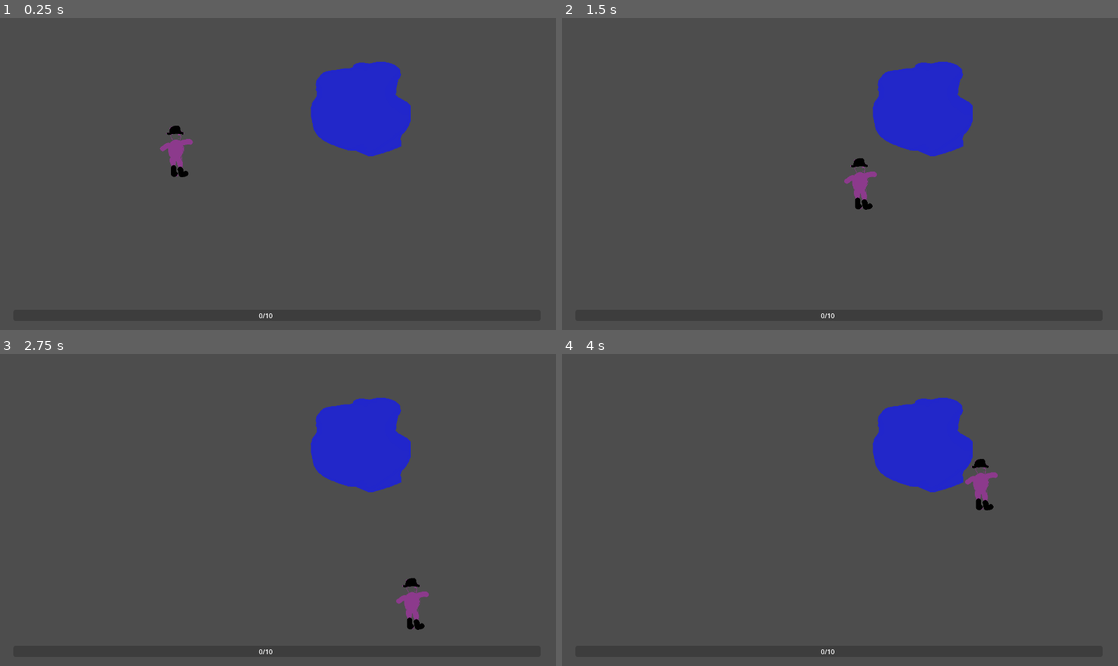
Above: before the commit, frames 1-4 (two rows, left to right).
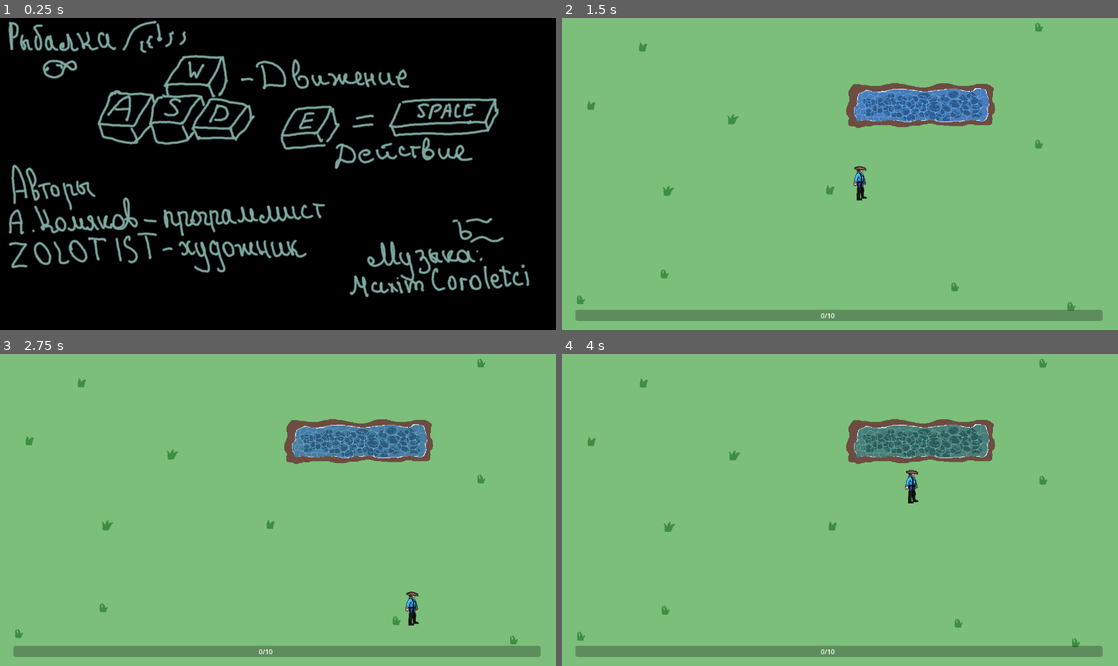
Above: after the commit, the same moments.

Repository: Alexander-Komyakov/first_godot_game
Game: Godot game, scene res://main.tscn
Two runs of this game, one before a commit and one after it. Both use one fixed random seed, a clock stepped at 60 frames per second and the inputs below.
Inputs (mouse positions are in pixels of both pictures, inside the frame that each line leads up to):
- Up to frame 1 (0.25 s): no input
- Up to frame 2 (1.5 s): tap Enter (ui_accept) at 0.5 s; move the mouse to (962, 158) at 0.52 s; hold Right (ui_right) 0.53-1.28 s; hold Enter (ui_accept) 0.53-1.28 s; click (962, 158) at 0.67 s; move the mouse to (728, 189) at 1.27 s; hold Down (ui_down) from 1.28 s (still down); tap F at 1.35 s
- Up to frame 3 (2.75 s): tap Enter (ui_accept) at 1.52, 1.55, 1.82 s; move the mouse to (333, 441) at 2.02 s; release Down (ui_down) at 2.03 s; hold Right (ui_right) from 2.03 s (still down); hold Enter (ui_accept) from 2.03 s (still down)
- Up to frame 4 (4 s): move the mouse to (812, 572) at 2.77 s; release Right (ui_right) at 2.78 s; release Enter (ui_accept) at 2.78 s; hold Up (ui_up) 2.78-3.53 s; tap F at 2.85 s; click (812, 572) at 2.92 s; tap Enter (ui_accept) at 3.02, 3.05, 3.32 s; move the mouse to (1006, 556) at 3.52 s; hold Left (ui_left) from 3.53 s (still down); hold Enter (ui_accept) from 3.53 s (still down)

The runs differ from the first frame. In frame 1, 99% of the frame differs, in the area x 0-100%, y 0-100%; in frame 2, 100%; in frame 3, 100%; in frame 4, 100%.

Commit message:
Firs release

Diff:
--- /dev/null
+++ b/audio_stream_player.tscn
@@ -0,0 +1,21 @@
+[gd_scene load_steps=7 format=3 uid="uid://cxipg82pc8wfw"]
+
+[ext_resource type="AudioStream" uid="uid://ckg4ejs8areha" path="res://audio/maxim coroletci - turritopsis dohrnii body.mp3" id="1_ac8y8"]
+[ext_resource type="AudioStream" uid="uid://epcu2o3l05n" path="res://audio/maxim coroletci - birds on the roof.mp3" id="1_g84o6"]
+[ext_resource type="AudioStream" uid="uid://d017hxfy3sko5" path="res://audio/maxim coroletci - spiral stairs.mp3" id="2_4uryw"]
+[ext_resource type="AudioStream" uid="uid://b1mn8scok025j" path="res://audio/maxim coroletci - naked mannequin.mp3" id="3_8mhfv"]
+[ext_resource type="AudioStream" uid="uid://yylj35s7ebg0" path="res://audio/maxim coroletci - mountains in the name.mp3" id="5_c471g"]
+
+[sub_resource type="AudioStreamPlaylist" id="AudioStreamPlaylist_336cd"]
+shuffle = true
+stream_count = 5
+stream_0 = ExtResource("1_ac8y8")
+stream_1 = ExtResource("2_4uryw")
+stream_2 = ExtResource("3_8mhfv")
+stream_3 = ExtResource("1_g84o6")
+stream_4 = ExtResource("5_c471g")
+
+[node name="AudioStreamPlayer" type="AudioStreamPlayer"]
+stream = SubResource("AudioStreamPlaylist_336cd")
+volume_db = -14.857
+autoplay = true
--- /dev/null
+++ b/background.gd
@@ -0,0 +1,16 @@
+extends Sprite2D
+
+var time_start = 0
+# Called when the node enters the scene tree for the first time.
+func _ready() -> void:
+    time_start = Time.get_ticks_usec()
+
+# Called every frame. 'delta' is the elapsed time since the previous frame.
+func _process(delta: float) -> void:
+    pass
+
+func _unhandled_input(event):
+    if event is InputEventKey and event.pressed and !event.echo:
+        if Time.get_ticks_usec() - time_start >= 1000000:
+            get_node("../Interface").show()
+            queue_free()
--- /dev/null
+++ b/background.tscn
@@ -0,0 +1,9 @@
+[gd_scene load_steps=3 format=3 uid="uid://dc1j0ejkmquug"]
+
+[ext_resource type="Texture2D" uid="uid://cj1mv4j0yx831" path="res://images/animation/background.png" id="1_i7s6n"]
+[ext_resource type="Script" uid="uid://ckulfrjfwox87" path="res://background.gd" id="2_xehqc"]
+
+[node name="background" type="Sprite2D"]
+position = Vector2(683, 384)
+texture = ExtResource("1_i7s6n")
+script = ExtResource("2_xehqc")
--- a/fishing.gd
+++ b/fishing.gd
@@ -9,6 +9,7 @@
 var moving_indicator = ColorRect.new()
 var target_zone = ColorRect.new()
 var fishing_bar = ColorRect.new()
+var border = ColorRect.new()
 
 func stop_loop():
     if tween:
@@ -32,6 +33,13 @@
     # Создаем целевую зону (красный)
     moving_indicator.color = Color.RED
     add_child(moving_indicator)
+
+    border = ColorRect.new()
+    border.color = Color.BLACK
+
+    add_child(border)
+# Чтобы бордюр был СНИЗУ (под полосой), а не поверх — переместим его в начало списка детей:
+    move_child(border, 0)
 
 
 func check_hit():
@@ -59,22 +67,27 @@
 
 
 func show_result(success: bool):
-    get_node("../player").current_state = PlayerMove.player_state.RESULT
+    get_node("../player").set_state(PlayerMove.player_state.RESULT)
     var result_text = Label.new()
-    result_text.position = Vector2(50, 200)
+    result_text.set("theme_override_font_sizes/font_size", 50)
+    var screen_size = get_viewport().get_visible_rect().size
+    result_text.position = Vector2((screen_size.x / 2) - 300, (screen_size.y / 2)-50)
 
     if success:
+        get_node("../player").audioWin.play()
         result_text.text = "УСПЕХ!"
         result_text.add_theme_color_override("font_color", Color.GREEN)
     else:
+        get_node("../player").audioLose.play()
         result_text.text = "ПРОВАЛ!"
         result_text.add_theme_color_override("font_color", Color.RED)
     add_child(result_text)
+    get_node("../player").audioCoilMore.stop()
     # Удалить через 2 секунды
     await get_tree().create_timer(2.0).timeout
     result_text.queue_free()
     #fishing_result.emit(success)  # Отправляем результат
-    get_node("../player").current_state = PlayerMove.player_state.IDLE
+    get_node("../player").set_state(PlayerMove.player_state.IDLE)
     _stop_fishing()
 
 func _stop_fishing():
@@ -84,12 +97,16 @@
 
 func _start_fishing(difficulty: String):
     fish_on = true
+    get_node("../player").audioCoilMore.play()
+    var screen_size = get_viewport().get_visible_rect().size
+    var center_x = screen_size.x / 2
+    var center_y = screen_size.y / 2
 
     # Базовые размеры
     var bar_width = 48
     var bar_height = 300
-    var bar_pos_x = 150
-    var bar_pos_y = 35
+    var bar_pos_x = center_x - bar_width / 2  # Центрируем по X
+    var bar_pos_y = center_y - bar_height / 2  # Центрируем по Y
 
     # Настройки сложности
     var target_size = Vector2(44, 0)
@@ -121,6 +138,9 @@
     moving_indicator.size = Vector2(44, 30)
     moving_indicator.position = Vector2(bar_pos_x + 2, bar_height + bar_pos_y - moving_indicator.size.y)
 
+    border.size = fishing_bar.size + Vector2(8, 8)  # +4 пикселя с каждой стороны
+    border.position = fishing_bar.position - Vector2(4, 4)  # сдвигаем на 4 пикселя влево/вверх
+
     # Запускаем анимацию
     stop_loop()
     tween = create_tween()
--- a/interface.tscn
+++ b/interface.tscn
@@ -3,6 +3,7 @@
 [ext_resource type="Script" uid="uid://7sa3nn3jdgce" path="res://interface.gd" id="1_rh14k"]
 
 [node name="Interface" type="CanvasLayer"]
+visible = false
 script = ExtResource("1_rh14k")
 
 [node name="ProgressFish" type="ProgressBar" parent="."]
--- a/main.tscn
+++ b/main.tscn
@@ -1,9 +1,12 @@
-[gd_scene load_steps=5 format=3 uid="uid://glhl6xhpy37x"]
+[gd_scene load_steps=8 format=3 uid="uid://glhl6xhpy37x"]
 
 [ext_resource type="PackedScene" uid="uid://x7ixskn1mbjl" path="res://player.tscn" id="1_0xm2m"]
 [ext_resource type="PackedScene" uid="uid://ca27digfwqrcd" path="res://pool.tscn" id="2_h2yge"]
 [ext_resource type="PackedScene" uid="uid://b4k4f4hc7t7e1" path="res://fishing.tscn" id="3_h2yge"]
 [ext_resource type="PackedScene" uid="uid://oo4vrx3jwx5j" path="res://interface.tscn" id="4_1bvp3"]
+[ext_resource type="PackedScene" uid="uid://crqptgkvjqnso" path="res://tile_map_layer.tscn" id="5_lquwl"]
+[ext_resource type="PackedScene" uid="uid://dc1j0ejkmquug" path="res://background.tscn" id="6_7mycd"]
+[ext_resource type="PackedScene" uid="uid://cxipg82pc8wfw" path="res://audio_stream_player.tscn" id="7_272bh"]
 
 [node name="main" type="Node2D"]
 
@@ -16,3 +19,9 @@
 [node name="fishing" parent="." instance=ExtResource("3_h2yge")]
 
 [node name="Interface" parent="." instance=ExtResource("4_1bvp3")]
+
+[node name="TileMapLayer" parent="." instance=ExtResource("5_lquwl")]
+
+[node name="background" parent="." instance=ExtResource("6_7mycd")]
+
+[node name="AudioStreamPlayer" parent="." instance=ExtResource("7_272bh")]
--- a/player.tscn
+++ b/player.tscn
@@ -1,25 +1,27 @@
-[gd_scene load_steps=7 format=3 uid="uid://x7ixskn1mbjl"]
+[gd_scene load_steps=12 format=3 uid="uid://x7ixskn1mbjl"]
 
 [ext_resource type="Script" uid="uid://crfeuxdb0m8bw" path="res://player_move.gd" id="1_hqtel"]
-[ext_resource type="Texture2D" uid="uid://dupatroubq2bv" path="res://images/FishSample/fisher1.png" id="1_i3pqv"]
-[ext_resource type="Texture2D" uid="uid://lp5iihp808d8" path="res://images/FishSample/fisher2.png" id="2_hqtel"]
-[ext_resource type="Texture2D" uid="uid://b5fosm1w54h5h" path="res://images/FishSample/fisher3.png" id="3_sweqy"]
+[ext_resource type="Texture2D" uid="uid://cqgvg3i5f2fcs" path="res://images/animation/player.png" id="2_onrkg"]
+[ext_resource type="Texture2D" uid="uid://bfanjfafa6fwa" path="res://images/animation/player3.png" id="3_i3pqv"]
+[ext_resource type="AudioStream" uid="uid://b5nprs0yrmh55" path="res://audio/go.mp3" id="4_hqtel"]
+[ext_resource type="AudioStream" uid="uid://cygbx6ov5lvvs" path="res://audio/bulk.mp3" id="5_sweqy"]
+[ext_resource type="AudioStream" uid="uid://dnkton4e7l2ak" path="res://audio/coil.mp3" id="6_2hs0m"]
+[ext_resource type="AudioStream" uid="uid://d3s1nkc4j86sv" path="res://audio/coilMore.mp3" id="7_1jxqw"]
+[ext_resource type="AudioStream" uid="uid://dod3jto0y2pqf" path="res://audio/win.mp3" id="8_b26j0"]
+[ext_resource type="AudioStream" uid="uid://d21yuq665xlew" path="res://audio/lose.mp3" id="9_n7ghd"]
 
 [sub_resource type="CapsuleShape2D" id="CapsuleShape2D_hqtel"]
-radius = 19.0
-height = 124.0
+radius = 14.0
+height = 88.0
 
 [sub_resource type="SpriteFrames" id="SpriteFrames_sweqy"]
 animations = [{
 "frames": [{
 "duration": 1.0,
-"texture": ExtResource("1_i3pqv")
+"texture": ExtResource("2_onrkg")
 }, {
 "duration": 1.0,
-"texture": ExtResource("2_hqtel")
-}, {
-"duration": 1.0,
-"texture": ExtResource("3_sweqy")
+"texture": ExtResource("3_i3pqv")
 }],
 "loop": true,
 "name": &"player",
@@ -29,10 +31,38 @@
 [node name="player" type="CharacterBody2D"]
 script = ExtResource("1_hqtel")
 
+[node name="SpritePlayer" type="Sprite2D" parent="."]
+visible = false
+texture = ExtResource("2_onrkg")
+
 [node name="CollisionShape2D" type="CollisionShape2D" parent="."]
 shape = SubResource("CapsuleShape2D_hqtel")
 
 [node name="AnimatedSprite2D" type="AnimatedSprite2D" parent="."]
 sprite_frames = SubResource("SpriteFrames_sweqy")
 animation = &"player"
-autoplay = "player"
+
+[node name="AudioStep" type="AudioStreamPlayer" parent="."]
+stream = ExtResource("4_hqtel")
+volume_db = -9.394
+
+[node name="AudioBulk" type="AudioStreamPlayer" parent="."]
+stream = ExtResource("5_sweqy")
+volume_db = -4.771
+
+[node name="AudioCoil" type="AudioStreamPlayer" parent="."]
+stream = ExtResource("6_2hs0m")
+volume_db = -5.725
+parameters/looping = false
+
+[node name="AudioCoilMore" type="AudioStreamPlayer" parent="."]
+stream = ExtResource("7_1jxqw")
+volume_db = -4.771
+
+[node name="AudioWin" type="AudioStreamPlayer" parent="."]
+stream = ExtResource("8_b26j0")
+volume_db = -5.725
+
+[node name="AudioLose" type="AudioStreamPlayer" parent="."]
+stream = ExtResource("9_n7ghd")
+volume_db = -3.816
--- a/player_move.gd
+++ b/player_move.gd
@@ -1,22 +1,33 @@
 extends CharacterBody2D
 
 @export var speed: float = 400
+@onready var animated_sprite = $AnimatedSprite2D
+@onready var audioStep = $AudioStep
+@onready var audioBulk = $AudioBulk
+@onready var audioCoil = $AudioCoil
+@onready var audioCoilMore = $AudioCoilMore
+@onready var audioLose = $AudioLose
+@onready var audioWin = $AudioWin
+
 signal stop_minigame()
 
 var progress_bar: ProgressBar
-
+var tween_idle: Tween
+var tween_move: Tween
+var tween_fishing: Tween
+var anim_fish_start: bool
 
 enum player_state {
     IDLE = 0, FISHING = 1, RESULT = 2
 }
-var current_state = player_state.IDLE
+var _current_state = player_state.IDLE
 
 func get_input():
     var input_direction = Input.get_vector("ui_left", "ui_right", "ui_up", "ui_down")
     velocity = input_direction * speed
 
 func _physics_process(delta):
-    if current_state == player_state.IDLE:
+    if get_state() == player_state.IDLE:
         get_input()
         var input_vector = Vector2.ZERO
 
@@ -25,12 +36,96 @@
         input_vector.y = Input.get_axis("ui_up", "ui_down")
 
         # Нормализуем вектор, чтобы диагональное движение не было быстрее
-        if input_vector.length() > 0:
+        if input_vector.length() > 0 and not Input.is_action_pressed("ui_accept") and get_state() == player_state.IDLE:
             input_vector = input_vector.normalized()
-
+            start_move_animation()
+            if audioStep != null and not audioStep.playing:
+                audioStep.play()
+            if animated_sprite != null:
+                animated_sprite.flip_h = input_vector.x < 0
+        else:
+            if audioStep != null:
+                audioStep.stop()
+            stop_move_animation()
         velocity = input_vector * speed
         move_and_collide(velocity * delta)
-        #move_and_slide()
-    elif current_state == player_state.FISHING and Input.get_vector("ui_left","ui_right","ui_up","ui_down")!=Vector2.ZERO:
+    elif get_state() == player_state.FISHING and Input.get_vector("ui_left","ui_right","ui_up","ui_down")!=Vector2.ZERO:
         stop_minigame.emit()
-        current_state = player_state.IDLE
+        set_state(player_state.IDLE)
+
+    if get_state() == player_state.FISHING and get_node("../fishing").fish_on == true:
+        start_fishing_animation()
+    elif get_state() == player_state.FISHING and get_node("../fishing").fish_on == false and anim_fish_start == false:
+        start_fishing_animation()
+        anim_fish_start = true
+
+func set_state(state: int):
+    _current_state = state
+    if _current_state == player_state.IDLE:
+        animated_sprite.frame = 0
+    elif _current_state == player_state.FISHING:
+        if audioBulk != null and not audioBulk.playing:
+            audioBulk.play()
+        if get_node("../fishing").fish_on == false:
+            if audioCoil != null and not audioCoil.playing:
+                audioCoil.play()
+        start_fishing_animation()
+        animated_sprite.frame = 1
+    else:
+        #audioCoil.stop()
+        animated_sprite.frame = 0
+
+func get_state():
+    return _current_state
+
+func start_fishing_animation():
+    if tween_fishing and tween_fishing.is_running():
+        return 0
+    tween_fishing = create_tween()
+    # Анимация закидывания
+    tween_fishing.tween_property(self, "rotation_degrees", -30.0, 0.2)
+    tween_fishing.tween_property(self, "rotation_degrees", 10.0, 0.3)
+    tween_fishing.tween_property(self, "rotation_degrees", 0.0, 0.1)
+    await tween_fishing.finished
+    start_idle_animation()
+
+func start_idle_animation():
+    if tween_idle and tween_idle.is_running():
+        return 0
+    tween_idle = create_tween()
+    tween_idle.set_loops()  # Бесконечное повторение
+
+    # Легкое масштабирование - эффект "дыхания"
+    tween_idle.tween_property(self, "scale", Vector2(1.05, 0.95), 0.8)
+    tween_idle.tween_property(self, "scale", Vector2(0.95, 1.05), 0.8)
+    tween_idle.tween_property(self, "scale", Vector2(1.0, 1.0), 0.4)
+
+func stop_idle_animation():
+    if tween_idle:
+        tween_idle.kill()
+
+func start_move_animation():
+    stop_idle_animation()
+
+    if tween_move and tween_move.is_running():
+        return 0
+    tween_move = create_tween()
+    tween_move.set_loops()
+
+    # Покачивание влево-вправо при ходьбе
+    tween_move.tween_property(self, "rotation_degrees", 3.0, 0.2)
+    tween_move.tween_property(self, "rotation_degrees", -3.0, 0.2)
+    tween_move.tween_property(self, "rotation_degrees", 0.0, 0.2)
+
+
+func stop_move_animation():
+    if tween_move:
+        tween_move.kill()
+    var tween = create_tween()
+    tween.tween_property(self, "rotation_degrees", 0.0, 0.1)
+    await tween.finished
+    start_idle_animation()
+
+func _ready():
+    pass
+    #animation_idle()
--- a/pool.tscn
+++ b/pool.tscn
@@ -1,26 +1,27 @@
-[gd_scene load_steps=6 format=3 uid="uid://ca27digfwqrcd"]
+[gd_scene load_steps=8 format=3 uid="uid://ca27digfwqrcd"]
 
 [ext_resource type="Script" uid="uid://bqu0cqkocgebg" path="res://pools.gd" id="1_q638n"]
-[ext_resource type="Texture2D" uid="uid://crsfmtc35pmr0" path="res://images/FishSample/prud.png" id="1_w78qj"]
+[ext_resource type="Texture2D" uid="uid://byd5cnx28mj4q" path="res://images/animation/voda.png" id="2_03hax"]
+[ext_resource type="Texture2D" uid="uid://cnmxhx612b5cc" path="res://images/animation/vodafront.png" id="3_bslhr"]
+[ext_resource type="Texture2D" uid="uid://dmtcdc6jetgql" path="res://images/animation/vodaback.png" id="4_76ob0"]
+[ext_resource type="Script" uid="uid://bd84bp2ntxe11" path="res://waterback.gd" id="5_76ob0"]
 
 [sub_resource type="SpriteFrames" id="SpriteFrames_w78qj"]
 animations = [{
 "frames": [{
 "duration": 1.0,
-"texture": ExtResource("1_w78qj")
+"texture": ExtResource("2_03hax")
 }],
 "loop": true,
 "name": &"pool",
 "speed": 5.0
 }]
 
-[sub_resource type="RectangleShape2D" id="RectangleShape2D_03hax"]
-size = Vector2(251, 231)
-
-[sub_resource type="CircleShape2D" id="CircleShape2D_q638n"]
-radius = 235.0
+[sub_resource type="RectangleShape2D" id="RectangleShape2D_76ob0"]
+size = Vector2(441, 184)
 
 [node name="pool" type="StaticBody2D"]
+z_index = -1
 script = ExtResource("1_q638n")
 
 [node name="AnimatedSprite2D" type="AnimatedSprite2D" parent="."]
@@ -28,13 +29,21 @@
 animation = &"pool"
 autoplay = "pool"
 
-[node name="CollisionShape2D" type="CollisionShape2D" parent="."]
-position = Vector2(5.5, 9.5)
-shape = SubResource("RectangleShape2D_03hax")
-
 [node name="detector" type="Area2D" parent="."]
 
 [node name="s" type="CollisionShape2D" parent="detector"]
-shape = SubResource("CircleShape2D_q638n")
+position = Vector2(0.5, 3)
+shape = SubResource("RectangleShape2D_76ob0")
+
+[node name="CollisionPolygon2D" type="CollisionPolygon2D" parent="."]
+position = Vector2(-1, 0)
+polygon = PackedVector2Array(145, -44, 161, -41, 165, -30, 170, 0, 165, 5, 167, 19, 162, 35, 148, 39, 123, 34, 97, 40, 82, 44, 75, 44, 61, 45, 45, 44, 28, 38, -2, 39, -35, 44, -61, 39, -82, 39, -113, 41, -133, 38, -152, 41, -161, 33, -166, 23, -167, 6, -156, -21, -149, -33, -137, -38, -125, -43, -94, -37, -67, -43, -45, -43, 8, -36, 34, -39, 70, -42, 94, -41, 124, -35, 132, -43)
+
+[node name="waterfront" type="Sprite2D" parent="."]
+texture = ExtResource("3_bslhr")
+
+[node name="waterback" type="Sprite2D" parent="."]
+texture = ExtResource("4_76ob0")
+script = ExtResource("5_76ob0")
 
 [connection signal="body_entered" from="detector" to="." method="_on_detector_body_entered"]
--- a/pools.gd
+++ b/pools.gd
@@ -2,6 +2,7 @@
 
 var is_entered: bool = false
 signal start_minigame(difficulty: String)
+
 var difficulty: String
 
 var difficulty_values = {
@@ -14,7 +15,6 @@
     $detector.body_entered.connect(_on_player_entered)
     $detector.body_exited.connect(_on_player_exited)
 
-
 func _on_player_entered(body):
     if body.name == "player":
         is_entered = true
@@ -25,12 +25,12 @@
 
 func _input(event):
     var player = get_node("../player")
-    if event.is_action_pressed("ui_accept") and player.current_state == player.player_state.IDLE and is_entered:
-        player.current_state = player.player_state.FISHING
+    if event.is_action_pressed("ui_accept") and player.get_state() == player.player_state.IDLE and is_entered:
+        player.set_state(player.player_state.FISHING)
         var random_time = randf_range(2.0, 5.0)
         var timer = get_tree().create_timer(random_time)
         await timer.timeout
-        if player.current_state == player.player_state.FISHING and get_node("../fishing").fish_on == false:
+        if player.get_state() == player.player_state.FISHING and get_node("../fishing").fish_on == false:
             var random_value = randf() * 100  # 0-100
             if random_value < 70:    # 0-69.999 (70%)
                 difficulty = "easy"
--- a/project.godot
+++ b/project.godot
@@ -75,3 +75,4 @@
 
 renderer/rendering_method="gl_compatibility"
 renderer/rendering_method.mobile="gl_compatibility"
+environment/defaults/default_clear_color=Color(0.48235294, 0.7490196, 0.47843137, 1)
--- /dev/null
+++ b/tile_map.tscn
@@ -0,0 +1,7 @@
+[gd_scene load_steps=2 format=3 uid="uid://cfmxslq8pbtba"]
+
+[sub_resource type="TileSet" id="TileSet_ykcdr"]
+
+[node name="TileMap" type="TileMap"]
+tile_set = SubResource("TileSet_ykcdr")
+format = 2
--- /dev/null
+++ b/tile_map_layer.gd
@@ -0,0 +1,22 @@
+extends TileMapLayer
+
+var tween_idle: Tween
+# Called when the node enters the scene tree for the first time.
+func _ready() -> void:
+    pass # Replace with function body.
+
+
+# Called every frame. 'delta' is the elapsed time since the previous frame.
+func _process(delta: float) -> void:
+    start_idle_animation()
+
+func start_idle_animation():
+    if tween_idle and tween_idle.is_running():
+        return 0
+    tween_idle = create_tween()
+    tween_idle.set_loops()  # Бесконечное повторение
+
+    # Легкое масштабирование - эффект "дыхания"
+    tween_idle.tween_property(self, "scale", Vector2(1.0, 0.99), 0.8)
+    tween_idle.tween_property(self, "scale", Vector2(0.99, 1.0), 0.8)
+    tween_idle.tween_property(self, "scale", Vector2(1.0, 1.0), 0.4)
--- /dev/null
+++ b/tile_map_layer.tscn
@@ -0,0 +1,30 @@
+[gd_scene load_steps=5 format=4 uid="uid://crqptgkvjqnso"]
+
+[ext_resource type="Texture2D" uid="uid://bem5o348ud5vk" path="res://images/animation/green.png" id="1_0ugm7"]
+[ext_resource type="Script" uid="uid://c1eihql8doq1i" path="res://tile_map_layer.gd" id="2_vqaso"]
+
+[sub_resource type="TileSetAtlasSource" id="TileSetAtlasSource_vqaso"]
+texture = ExtResource("1_0ugm7")
+texture_region_size = Vector2i(32, 29)
+use_texture_padding = false
+0:0/0 = 0
+1:0/0 = 0
+2:0/0 = 0
+3:0/0 = 0
+4:0/0 = 0
+5:0/0 = 0
+0:1/0 = 0
+1:1/0 = 0
+2:1/0 = 0
+3:1/0 = 0
+4:1/0 = 0
+5:1/0 = 0
+
+[sub_resource type="TileSet" id="TileSet_uuaxm"]
+sources/0 = SubResource("TileSetAtlasSource_vqaso")
+
+[node name="TileMapLayer" type="TileMapLayer"]
+z_index = -1
+tile_map_data = PackedByteArray("AAAQABoAAAACAAAAAAAaAA8AAAACAAAAAAApABoAAAABAAAAAAAEAA0AAAABAAAAAAAMAAQAAAABAAAAAAAPACcAAAAAAAAAABA8ACkAAAAAAAAAABBJABMAAAAAAAAAABBJAAEAAAAAAAAAABBOACwAAAAAAAAAABACACsAAAAAAAAAABA=")
+tile_set = SubResource("TileSet_uuaxm")
+script = ExtResource("2_vqaso")
--- /dev/null
+++ b/waterback.gd
@@ -0,0 +1,13 @@
+extends Sprite2D
+
+var time = 0.0
+
+# Called when the node enters the scene tree for the first time.
+func _ready() -> void:
+    pass # Replace with function body.
+
+
+func _process(delta):
+    time += delta
+    # Мерцание/переливание цвета
+    modulate.b = 0.8 + sin(time * 1.0) * 0.2
Not shown, added: audio/bulk.mp3.import
Not shown, added: audio/coil.mp3.import
Not shown, added: audio/coilMore.mp3.import
Not shown, added: audio/go.mp3.import
Not shown, added: audio/lose.mp3.import
Not shown, added: audio/maxim coroletci - birds on the roof.mp3.import
Not shown, added: audio/maxim coroletci - mountains in the name.mp3.import
Not shown, added: audio/maxim coroletci - naked mannequin.mp3.import
Not shown, added: audio/maxim coroletci - spiral stairs.mp3.import
Not shown, added: audio/maxim coroletci - turritopsis dohrnii body.mp3.import
Not shown, added: audio/win.mp3.import
Not shown, added: background.gd.uid
(and 72 more such lines)
